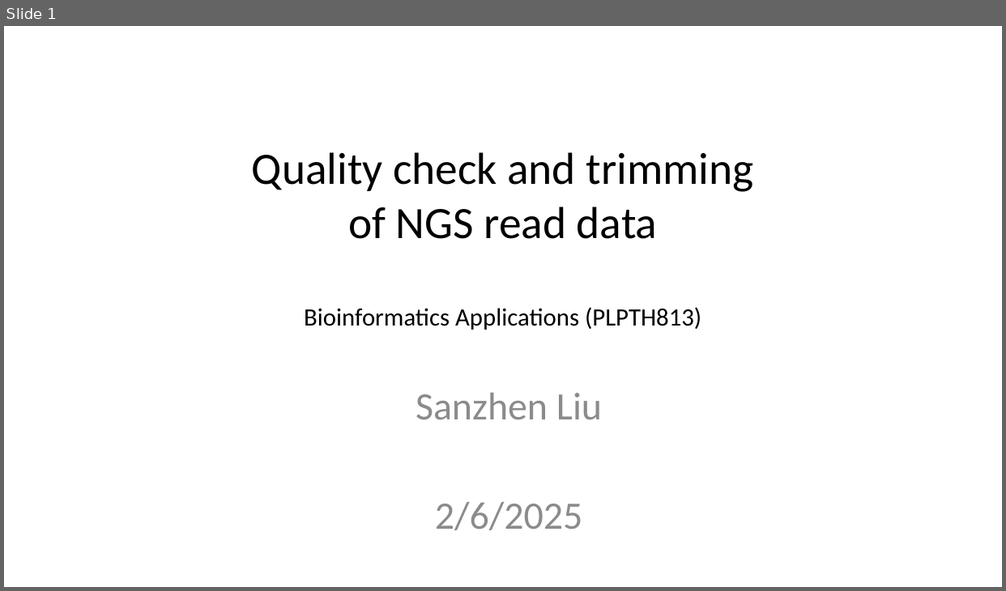
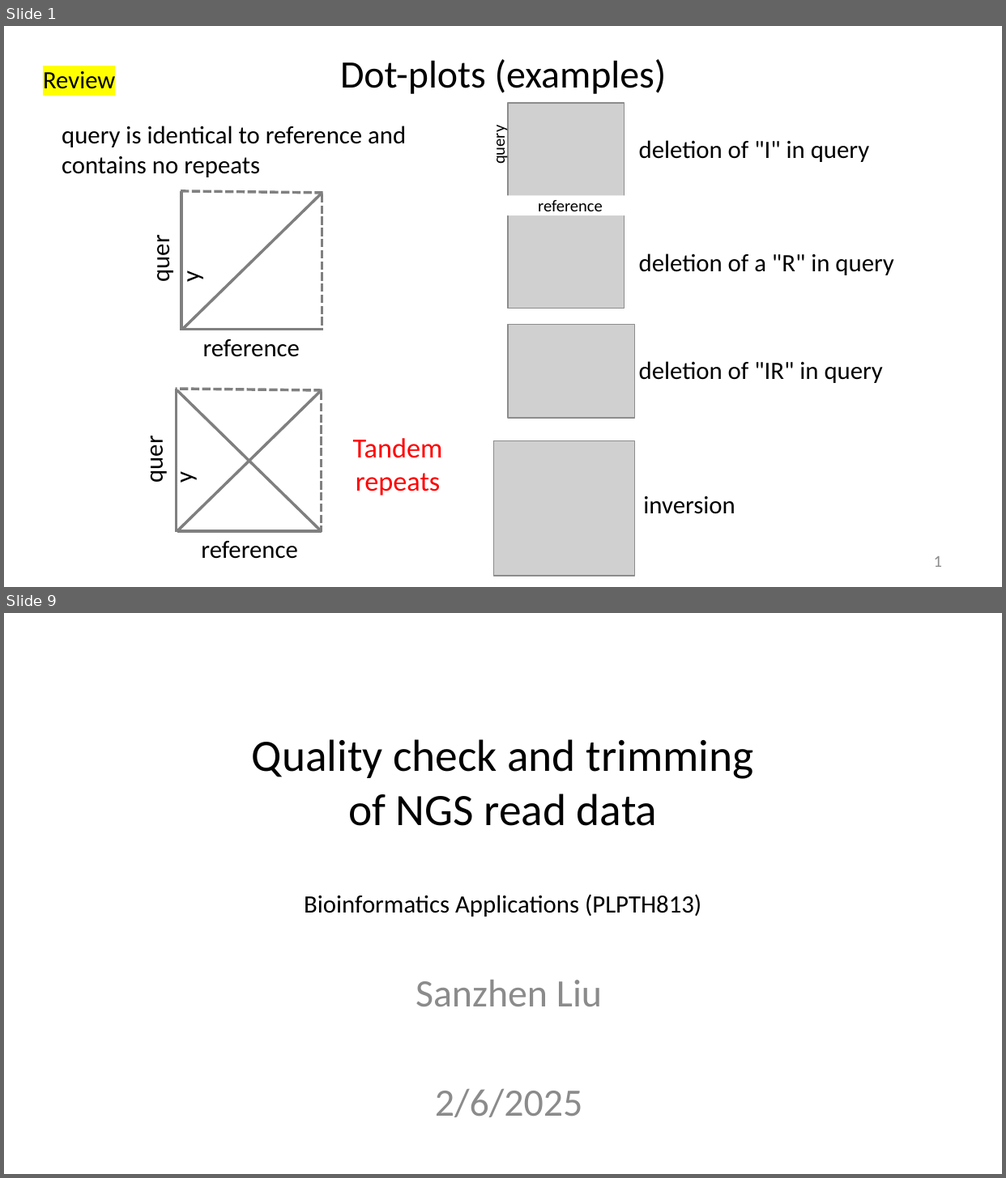
Before and after one commit to liu3zhenlab/teaching, a slide deck: PLPTH813Bioinformatis/2025/1_lecture/lecture05_NGS_data.pptx. Shown one above the other, each under a label of ours: slide 1 before the commit, slides 1 and 9 after it; the slides between them are not shown. The pictures are 1006x591 and 1006x1178 pixels, drawn with LibreOffice and Linux fonts; fonts in the diff are those of the drawing; grey boxes stand for pictures. Boxes give left, top, right and bottom in pixels: in the first picture for what was removed or moved away, otherwise in the second. Text is boxed around its words. In the diff, an @@ line names an element or a change of style, - is before the commit and + after.

```diff
--- a/PLPTH813Bioinformatis/2025/1_lecture/lecture05_NGS_data.pptx
+++ b/PLPTH813Bioinformatis/2025/1_lecture/lecture05_NGS_data.pptx
@@ slide 1 added at (x1=4, y1=26, x2=1002, y2=587), background #FFFFFF @@
@@ text added at (x1=43, y1=71, x2=115, y2=89), 18 pt, text #000000 @@
+Review
@@ title added at (x1=340, y1=59, x2=667, y2=94), 28 pt, text #000000 @@
+Dot-plots (examples)
@@ group added at (x1=62, y1=126, x2=406, y2=357): 5 lines, 3 texts @@
+reference
+query
+query is identical to reference and contains no repeats
@@ group added at (x1=489, y1=103, x2=893, y2=576): 5 texts, 3 pictures, 1 rectangle @@
+deletion of "I" in query
+deletion of a "R" in query
+deletion of "IR" in query
+inversion
+reference
+query
@@ group added at (x1=133, y1=389, x2=443, y2=559): 6 lines, 3 texts @@
+Tandem repeats
+reference
+query
@@ page number added at (x1=934, y1=557, x2=942, y2=567), 12 pt, text #8C8C8C @@
+1
@@ what was slide 1 is now slide 9 @@
```
Also in this commit, not shown: 6 slides changed, 7 other slides added.
